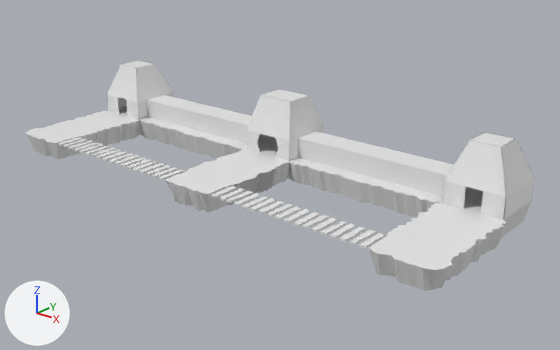
Two versions of the Blender file blender_unfinished/level_A.blend, one commit apart.
The view is the same before and after, from a 50 mm camera at (17.1, -16.87, 9.09) aimed at (1.1, 2.37, -0.32). Every picture has the same lights, and +X, +Y and +Z are marked at lower left.

The older version as bpy lines, for what is in view:
```python
ob_level = bpy.data.objects.new('Level', me_plane)
ob_level.location = (0.0, 0.0, 0.0)
ob_plane = bpy.data.objects.new('Plane', me_plane_009)
ob_plane.location = (1.2, -0.5, 0.0)
ob_plane_005 = bpy.data.objects.new('Plane.005', me_plane_014)
ob_plane_005.location = (2.83, -0.5, 0.0)
ob_plane_008 = bpy.data.objects.new('Plane.008', me_plane_017)
ob_plane_008.location = (3.81, -0.5, 0.0)
ob_plane_009 = bpy.data.objects.new('Plane.009', me_plane_001)
ob_plane_009.location = (4.16, -0.5, 0.0)
ob_plane_013 = bpy.data.objects.new('Plane.013', me_plane_005)
ob_plane_013.location = (5.47, -0.5, 0.0)
ob_plane_013.rotation_euler = (0.0, 0.0, -6.283)  # degrees (0, 0, -360)
ob_plane_015 = bpy.data.objects.new('Plane.015', me_plane_007)
ob_plane_015.location = (6.12, -0.5, 0.0)
ob_plane_015.rotation_euler = (0.0, 0.0, -3.142)  # degrees (0, 0, -180)
ob_plane_016 = bpy.data.objects.new('Plane.016', me_plane_008)
ob_plane_016.location = (6.47, -0.5, 0.0)
ob_plane_016.rotation_euler = (0.0, 0.0, -3.142)  # degrees (0, 0, -180)
```
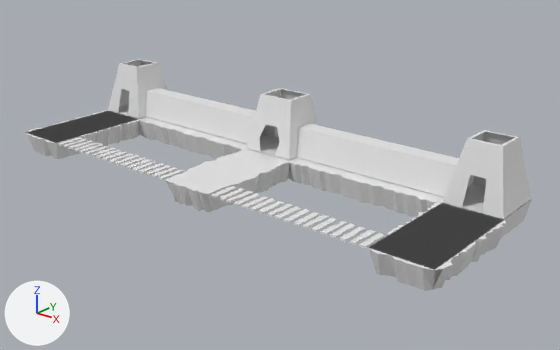
Commit message: Creating a level v8

Diff of the bpy script that builds the scene:
```diff
--- a/blender_unfinished/level_A.blend.py
+++ b/blender_unfinished/level_A.blend.py
@@ me_plane @@
 # used by ob_level; location = (0.0, 0.0, 0.0)
-me_plane.from_pydata(...)  # 861 vertices, 764 faces, 11 loose edges; spans x 0.0..9.16, y -1.15..5.0, z -0.76..1.99
+me_plane.from_pydata(...)  # 286 vertices, 205 faces, 34 loose edges; spans x 0.0..9.16, y -1.15..5.0, z -0.76..0.0
+# me_plane part 1: 575 vertices removed from x 0.0..9.16, y -1.0..5.0, z -0.76..1.99
 me_plane.materials.append(mat_floor)
-me_plane.materials.append(mat_walloutside)  # white #e7e7e7
@@ me_cube @@
+me_cube.from_pydata(...)  # 98 vertices, 84 faces, 3 loose edges; spans x 0.0..8.92, y -1.02..1.03, z -1.03..1.05
@@ ob_bunker @@
+ob_bunker = bpy.data.objects.new('Bunker', me_cube)
+ob_bunker.location = (0.0, 3.99, 1.02)
+ob_bunker.scale = (1.0, 0.961, 0.961)
+_m = ob_bunker.modifiers.new('Mirror', 'MIRROR')
+_m.use_clip = True
```

What differs and where, as boxes [x1, y1, x2, y2] in the pictures (560 x 350 px):
'Level', reshaped (22% shorter)
    before: [26, 61, 535, 291]
    after: [26, 111, 532, 291]
'Bunker', added
    after: [108, 59, 531, 219]
part 1 of me_plane, deleted
    before: [26, 61, 535, 291]
